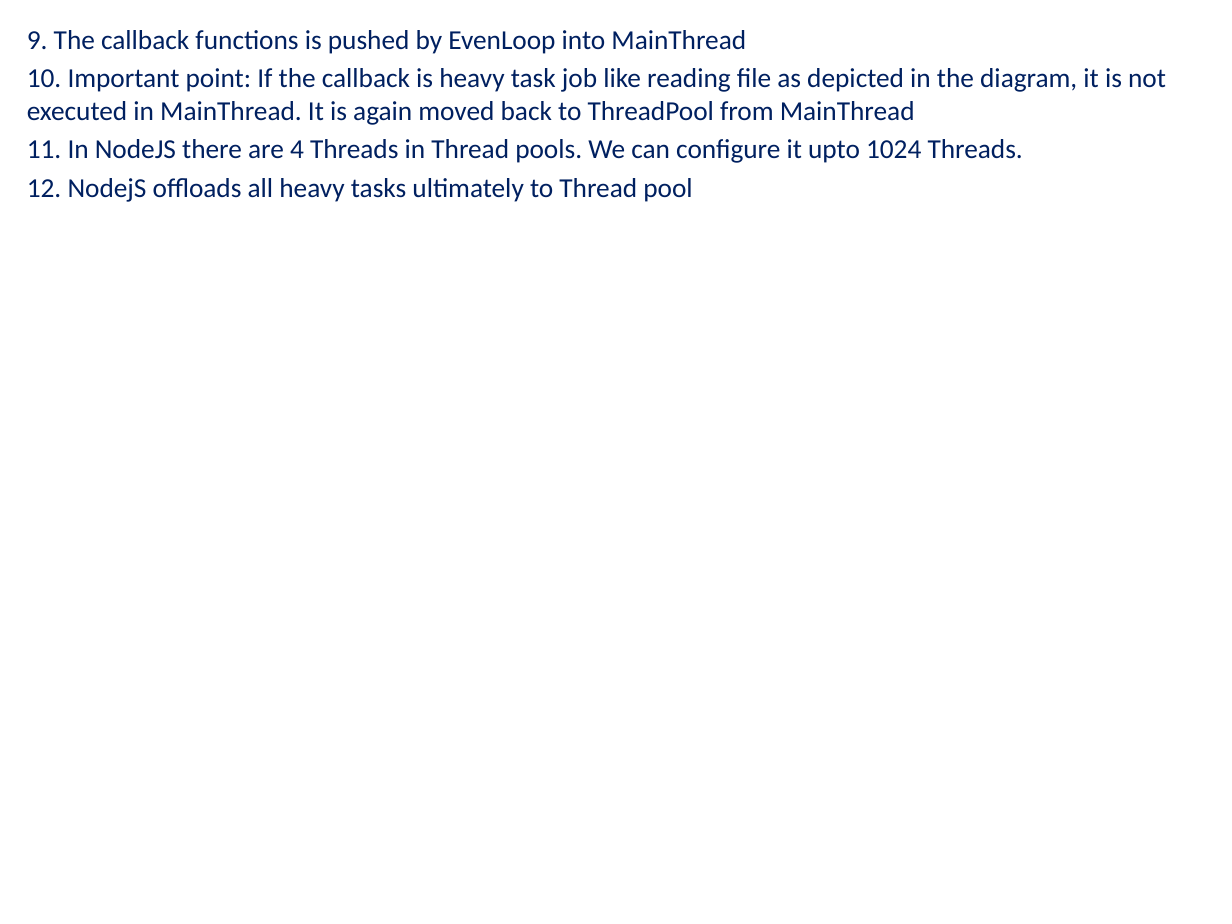
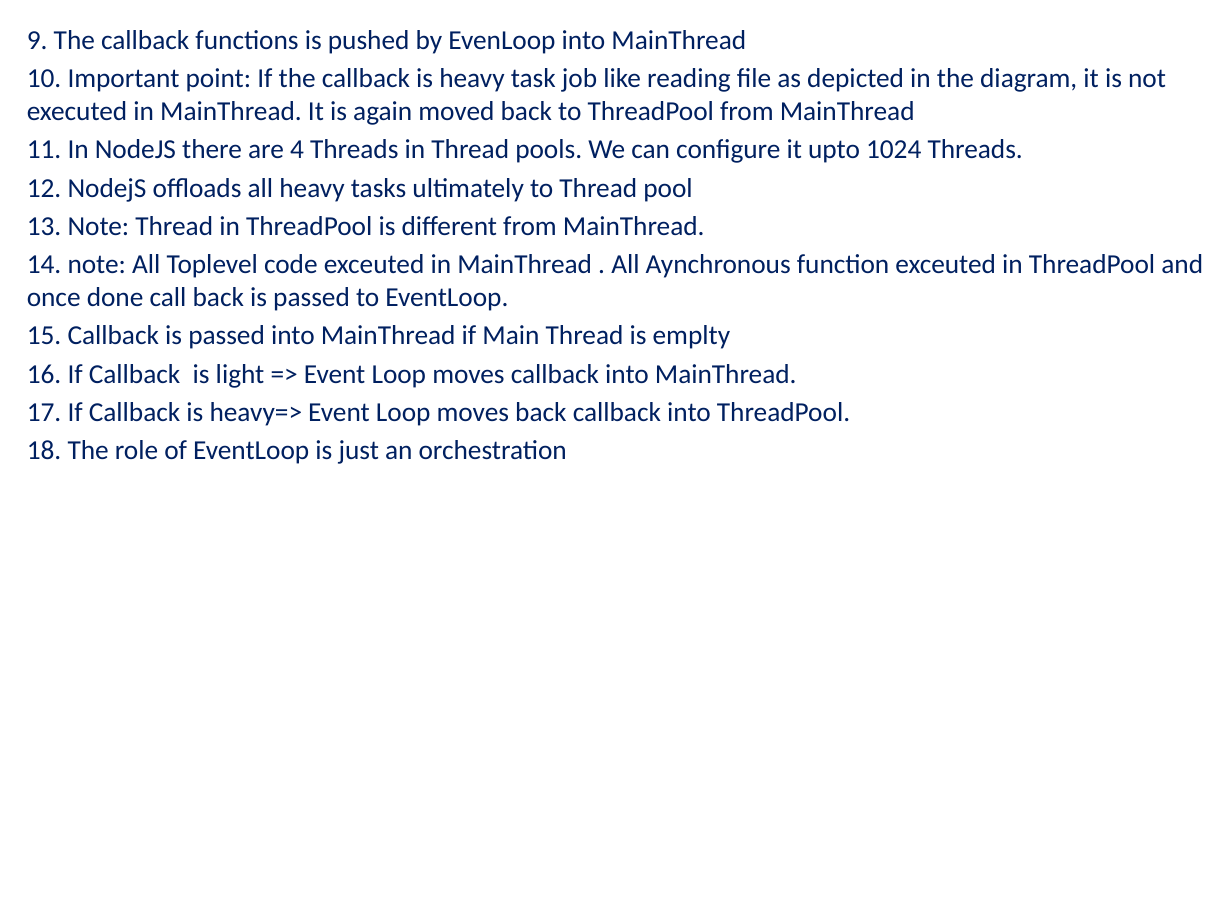
Before and after one commit to mdzaidkhan855/NodeJS_Proacademy, a slide deck: slide 3 of NodeJS-Architecture.pptx. Drawn at 1232x924 pixels with LibreOffice and Linux fonts; fonts in the diff are those of the drawing. Boxes give left, top, right and bottom in pixels: in the first picture for what was removed or moved away, otherwise in the second. Text is boxed around its words. In the diff, an @@ line names an element or a change of style, - is before the commit and + after.

```diff
--- a/NodeJS-Architecture.pptx
+++ b/NodeJS-Architecture.pptx
@@ subtitle at (27,216,1203,464): paragraphs added @@
+13. Note: Thread in ThreadPool is different from MainThread.
+14. note: All Toplevel code exceuted in MainThread . All Aynchronous function exceuted in ThreadPool and once done call back is passed to EventLoop.
+15. Callback is passed into MainThread if Main Thread is emplty
+16. If Callback is light => Event Loop moves callback into MainThread.
+17. If Callback is heavy=> Event Loop moves back callback into ThreadPool.
+18. The role of EventLoop is just an orchestration
```
Also in this commit, not shown: 2 slides added, 6 other files.
